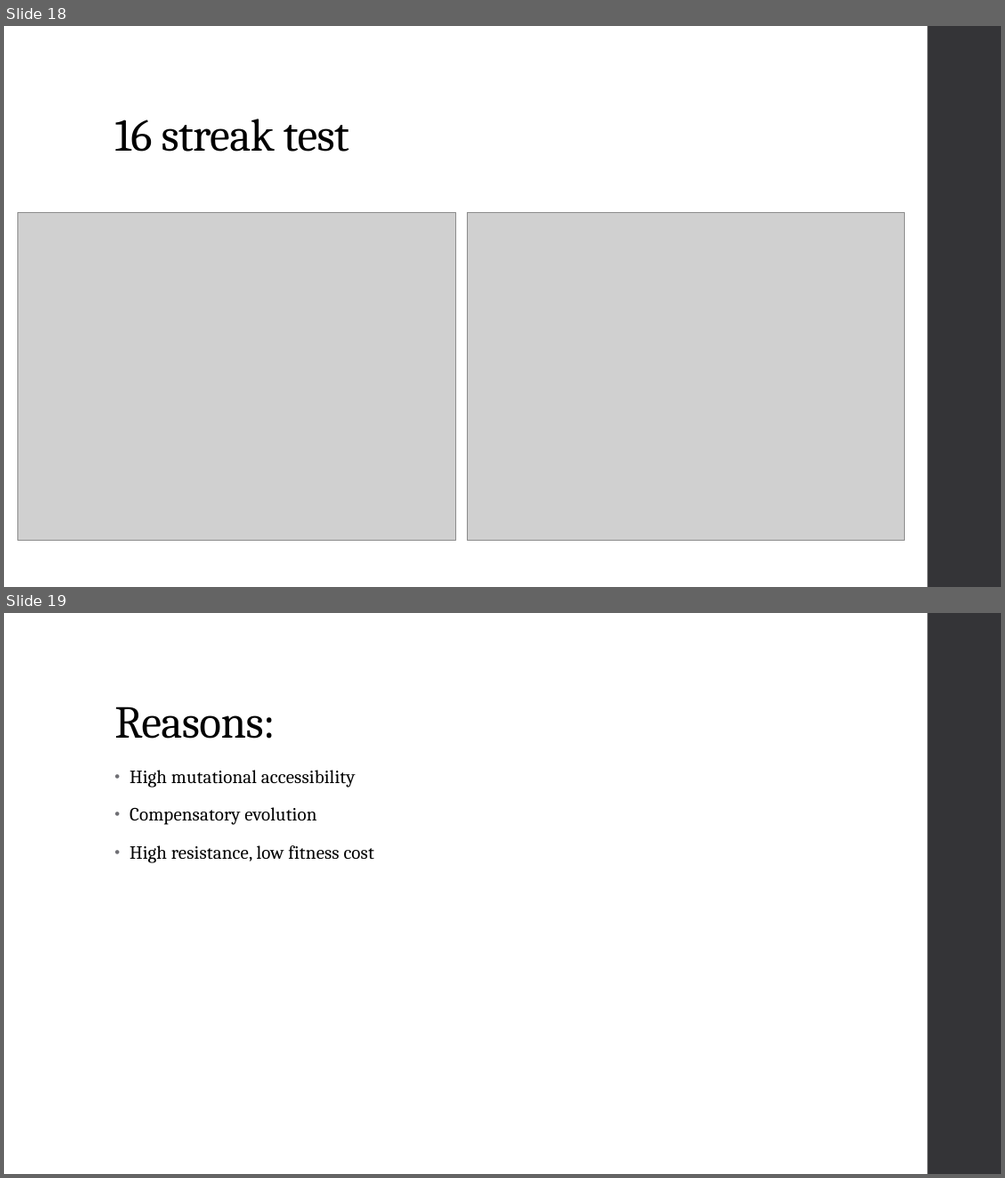
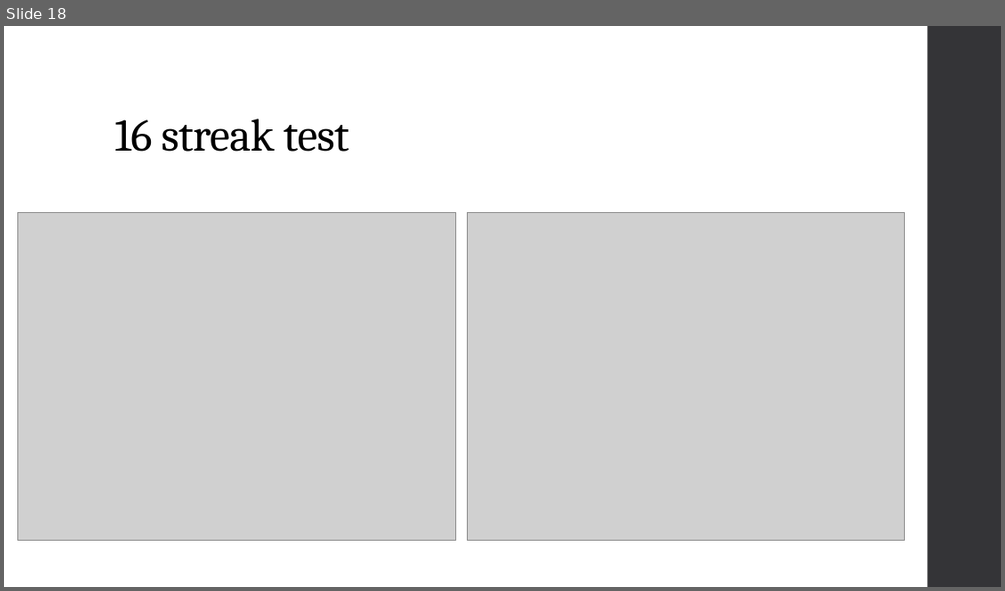
Before and after one commit to Ziqing-Liu/RIFRxT, a slide deck: Research Update.pptx. Shown one above the other, each under a label of ours: slides 18 and 19 before the commit, slide 18 after it. The pictures are 1005x1178 and 1005x591 pixels, drawn with LibreOffice and Linux fonts; fonts in the diff are those of the drawing; grey boxes stand for pictures. Boxes give left, top, right and bottom in pixels: in the first picture for what was removed or moved away, otherwise in the second. Text is boxed around its words. In the diff, an @@ line names an element or a change of style, - is before the commit and + after.

```diff
--- a/Research Update.pptx
+++ b/Research Update.pptx
@@ slide 19 removed at box(4, 613, 1001, 1174), background #FFFFFF; not listed: 1 template element that a slide beside it also shows @@
@@ title removed at box(114, 706, 275, 738) @@
-Reasons:
@@ text removed at box(129, 770, 374, 863) @@
-• High mutational accessibility
-• Compensatory evolution
-• High resistance, low fitness cost
```
Also in this commit, not shown: 2 slides changed.
